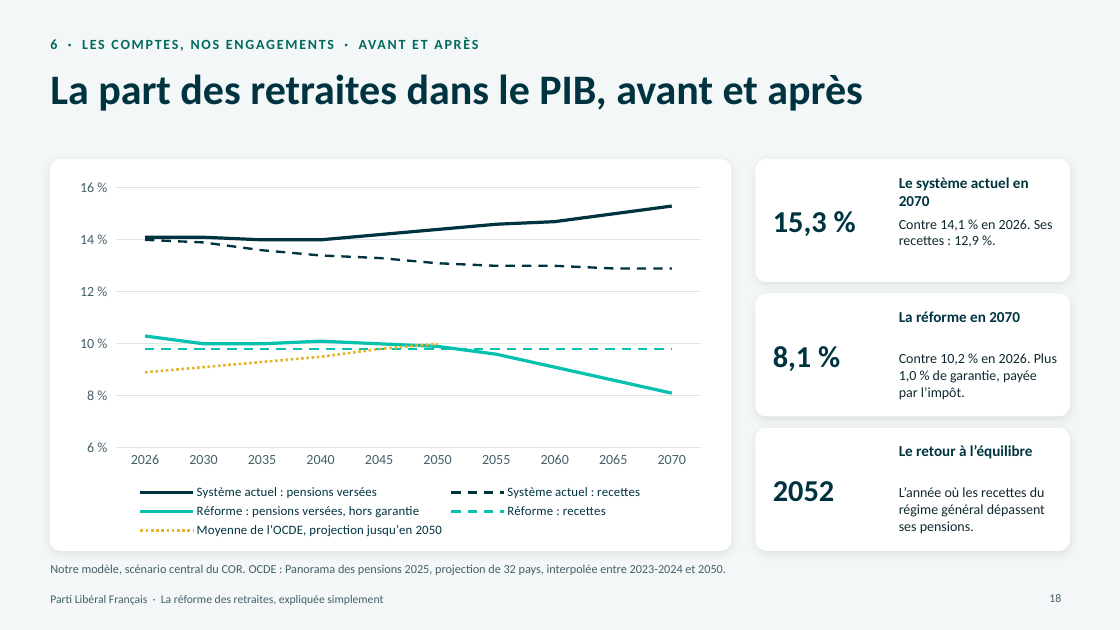
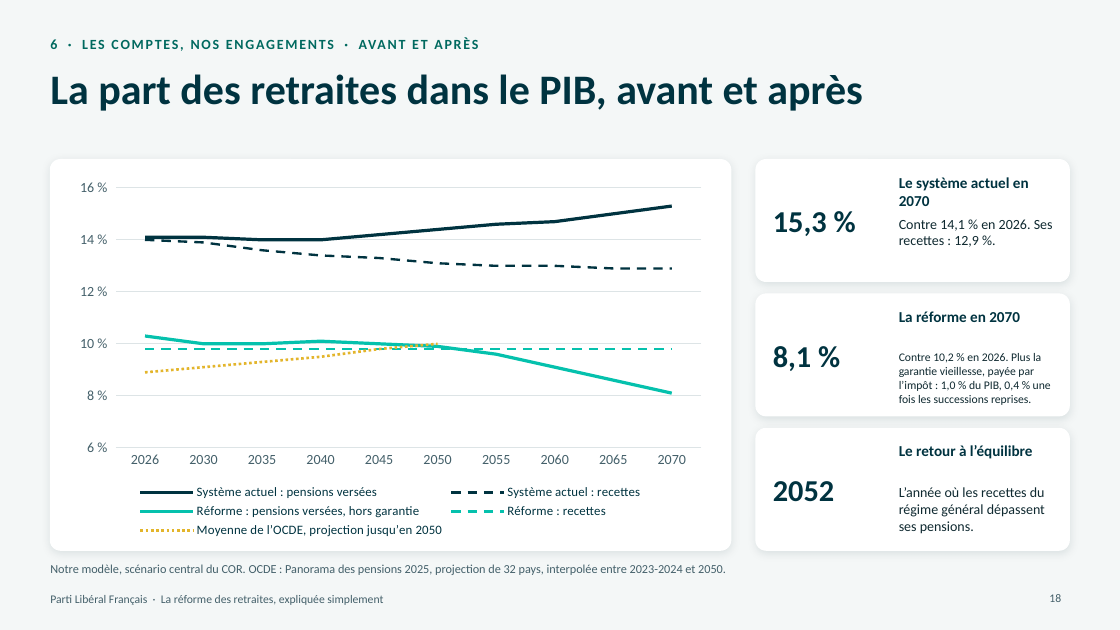
Before and after one commit to g-pliberal/retraitecomptenotionelle, a slide deck: slide 18 of docs/presentation_adherents_17_novembre_2026.pptx. Drawn at 1120x630 pixels with LibreOffice and Linux fonts; fonts in the diff are those of the drawing. Boxes give left, top, right and bottom in pixels: in the first picture for what was removed or moved away, otherwise in the second. Text is boxed around its words. In the diff, an @@ line names an element or a change of style, - is before the commit and + after.

```diff
--- a/docs/presentation_adherents_17_novembre_2026.pptx
+++ b/docs/presentation_adherents_17_novembre_2026.pptx
@@ text at (899, 353, 1051, 405): text changed; size 12 to 10 pt @@
-Contre 10,2 % en 2026. Plus 1,0 % de garantie, payée par l’impôt.
+Contre 10,2 % en 2026. Plus la garantie vieillesse, payée par l’impôt : 1,0 % du PIB, 0,4 % une fois les successions reprises.
```
